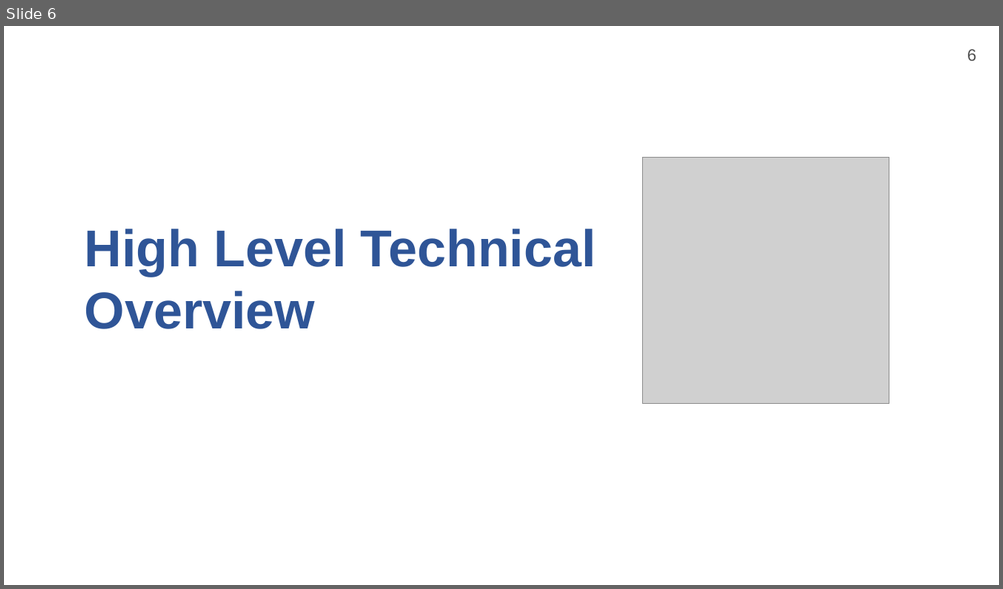
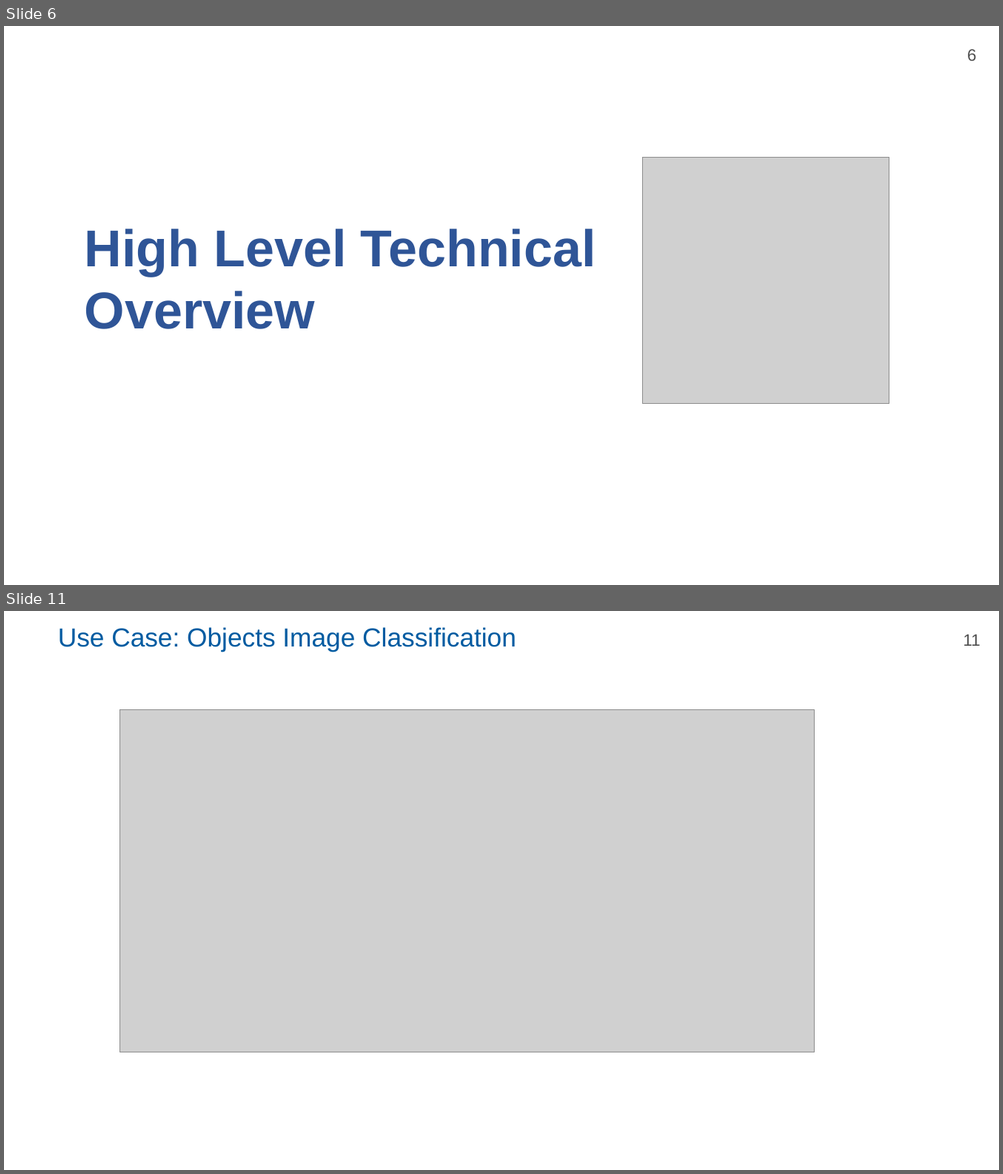
Before and after one commit to P4yDay/PyTorch, a slide deck: PyTorch.pptx. Shown one above the other, each under a label of ours: slide 6 before the commit, slides 6 and 11 after it; the slides between them are not shown. The pictures are 1003x589 and 1003x1174 pixels, drawn with LibreOffice and Linux fonts; fonts in the diff are those of the drawing; grey boxes stand for pictures; background and template pictures are left out. Boxes give left, top, right and bottom in pixels: in the first picture for what was removed or moved away, otherwise in the second. Text is boxed around its words. In the diff, an @@ line names an element or a change of style, - is before the commit and + after.

```diff
--- a/PyTorch.pptx
+++ b/PyTorch.pptx
@@ slide 11 added at (x1=4, y1=611, x2=999, y2=1170), background picture (left out); not listed: 1 template element that a slide beside it also shows @@
@@ title added at (x1=58, y1=627, x2=516, y2=652), 25.2 pt, text #005BA1 @@
+Use Case: Objects Image Classification
@@ picture added at (x1=119, y1=710, x2=814, y2=1053) @@
```
Also in this commit, not shown: 3 slides changed, 2 other slides added, 4 slides removed.
